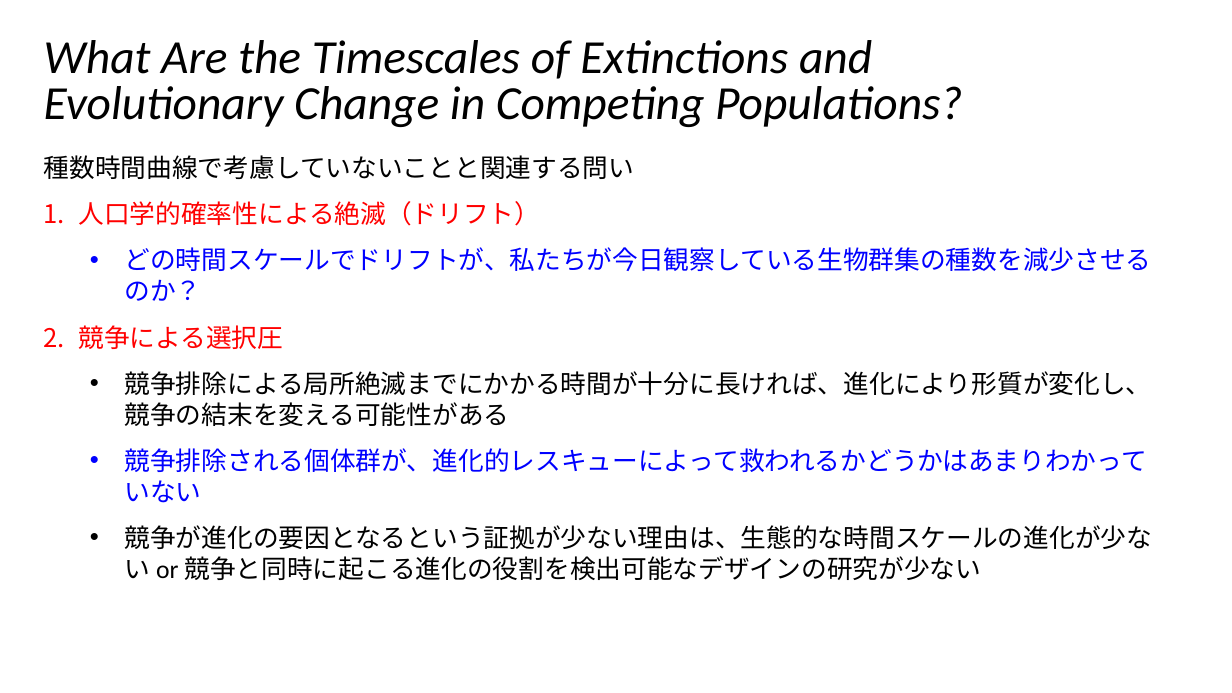
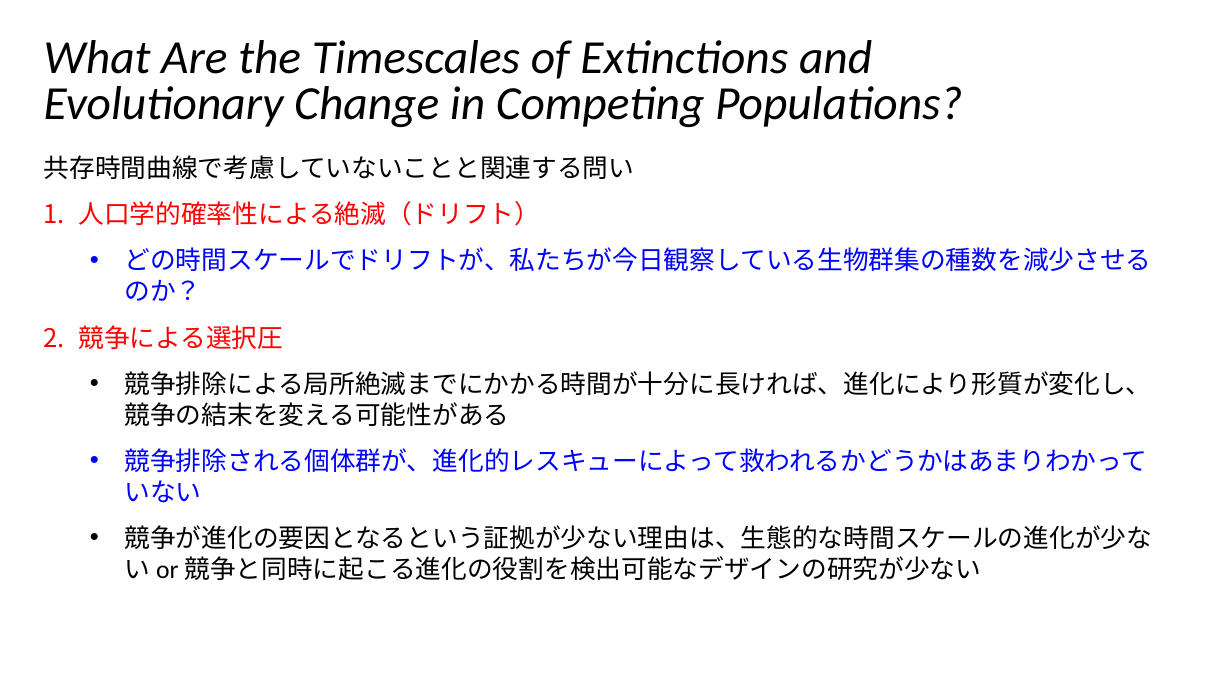
Before and after one commit to ShotaNishijima/UnsolvedEcology, a slide deck: slide 8 of Chapter12_nishijima.pptx. Drawn at 1232x693 pixels with LibreOffice and Linux fonts; fonts in the diff are those of the drawing. Boxes give left, top, right and bottom in pixels: in the first picture for what was removed or moved away, otherwise in the second. Text is boxed around its words. In the diff, an @@ line names an element or a change of style, - is before the commit and + after.

```diff
--- a/Chapter12_nishijima.pptx
+++ b/Chapter12_nishijima.pptx
@@ text at bbox=[44, 155, 635, 179]: text changed @@
-種数時間曲線で考慮していないことと関連する問い
+共存時間曲線で考慮していないことと関連する問い
```
Also in this commit, not shown: 2 other slides changed, 1 other file.
